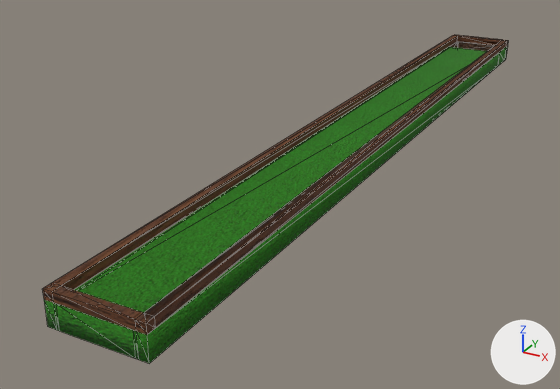
The glTF model BaseFramework 3D/Asset/Models/Terrain/Stage01/Stage01.gltf, before and after one commit.
The view is the same before and after, from a camera (50 mm lens) standing at (7.23, -18.35, 6.34) and looking at (-1.66, -2.2, -1.73). Lighting does not change. The marker at lower right points along +X, +Y and +Z. The first picture is the older version. Mesh edges are drawn as thin lines. Vertices at exactly the same position are counted once.

In view in the first picture: 'Cube', 'Wall.002'.
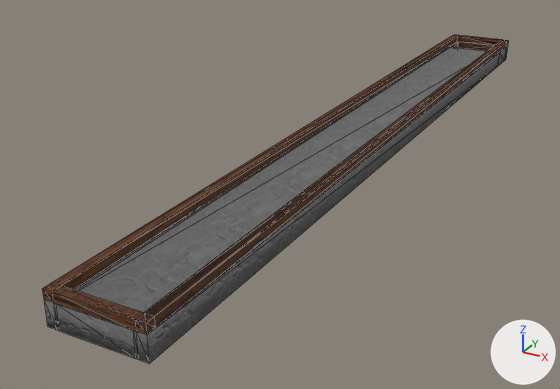
Boxes [x1, y1, x2, y2] around the edits, measured in the pictures (560 x 389 px):
part 1 of me_cube, recoloured (green to grey): [74, 47, 487, 313] in both
part 2 of me_cube, recoloured: [44, 47, 507, 364] in both

The change in detail:
Picture 'StoneGround' (img_stoneground) is new.
Picture 'StoneGround_Normal' (img_stoneground_normal) is new.
Material 'Stone_NormalWall' (mat_stone_normalwall) is new.
Uses the picture img_stoneground.
Uses the picture img_stoneground_normal.
Material 'Stone_NormalGround' (mat_stone_normalground) is new.
Uses the picture img_stoneground.
Uses the picture img_stoneground_normal.
me_cube has 72 vertices, 140 faces and spans x -1.0..1.0, y -11.0..10.0, z -0.5..0.0.
me_cube is used by ob_cube; location (0.0, 0.0, 0.0).
me_cube part 1: all 82 faces that had it switch from mat_grass_normalground to mat_stone_normalground.
me_cube part 2: all 40 faces that had it switch from mat_grass_normalwall to mat_stone_normalwall.
